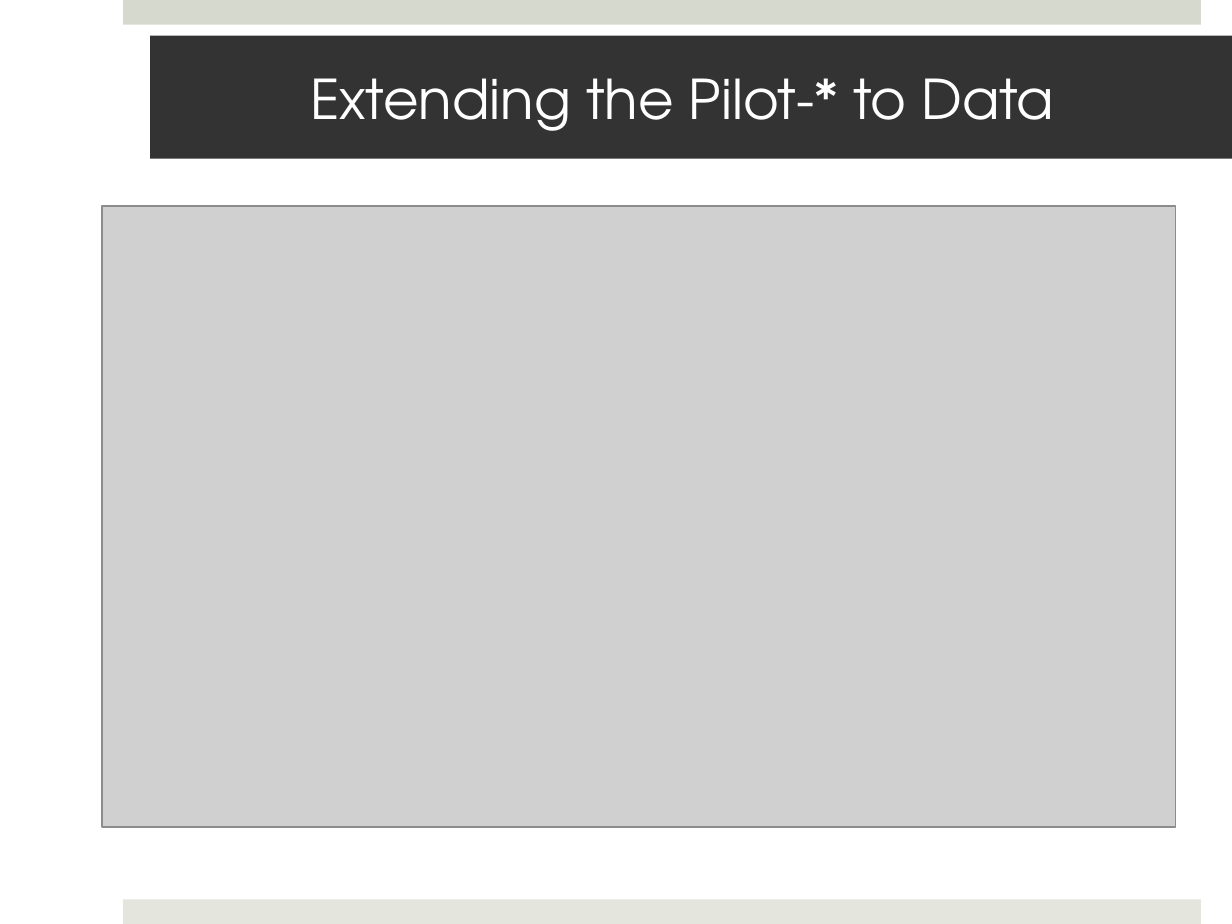
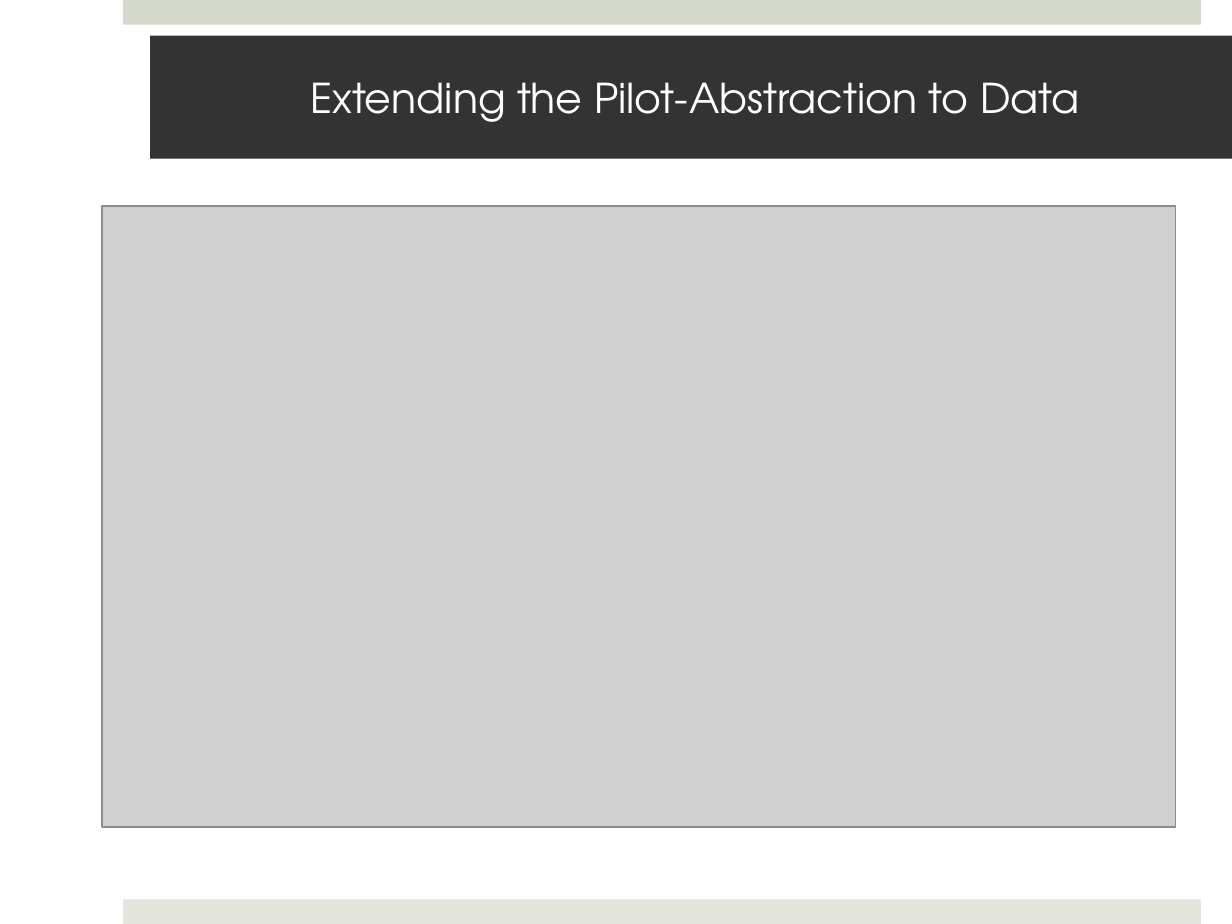
Before and after one commit to saga-project/saga-cpp-legacy-projects, a slide deck: slide 28 of saga-talks/abstractions_for_ls-microsoft.pptx. Drawn at 1232x924 pixels with LibreOffice and Linux fonts; fonts in the diff are those of the drawing; grey boxes stand for pictures; background and template pictures are left out. Boxes give left, top, right and bottom in pixels: in the first picture for what was removed or moved away, otherwise in the second. Text is boxed around its words. In the diff, an @@ line names an element or a change of style, - is before the commit and + after.

```diff
--- a/saga-talks/abstractions_for_ls-microsoft.pptx
+++ b/saga-talks/abstractions_for_ls-microsoft.pptx
@@ title at (310, 82, 1080, 122): text changed; size 32 to 24 pt @@
-Extending the Pilot-* to Data
+Extending the Pilot-Abstraction to Data
```
Also in this commit, not shown: 7 other slides changed.
